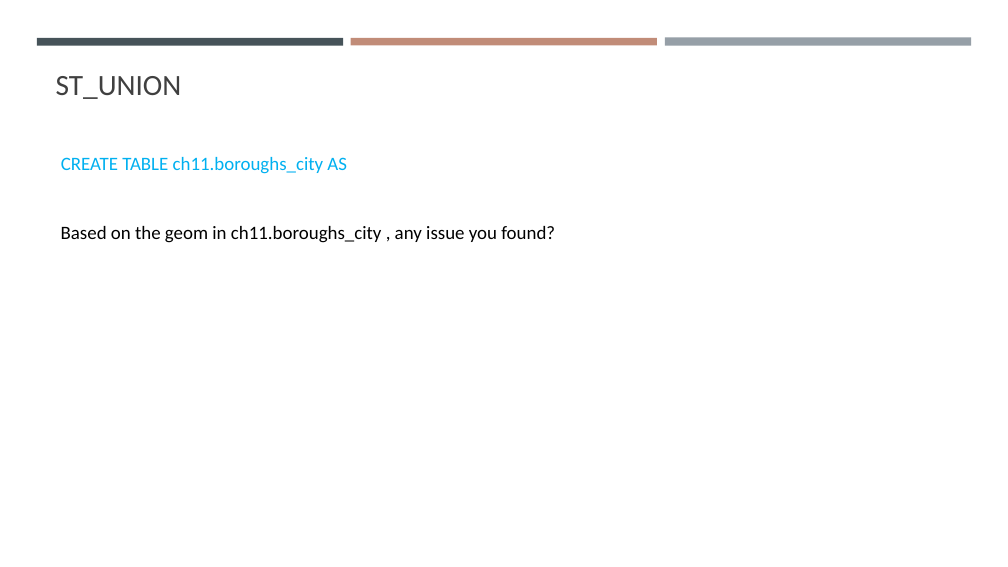
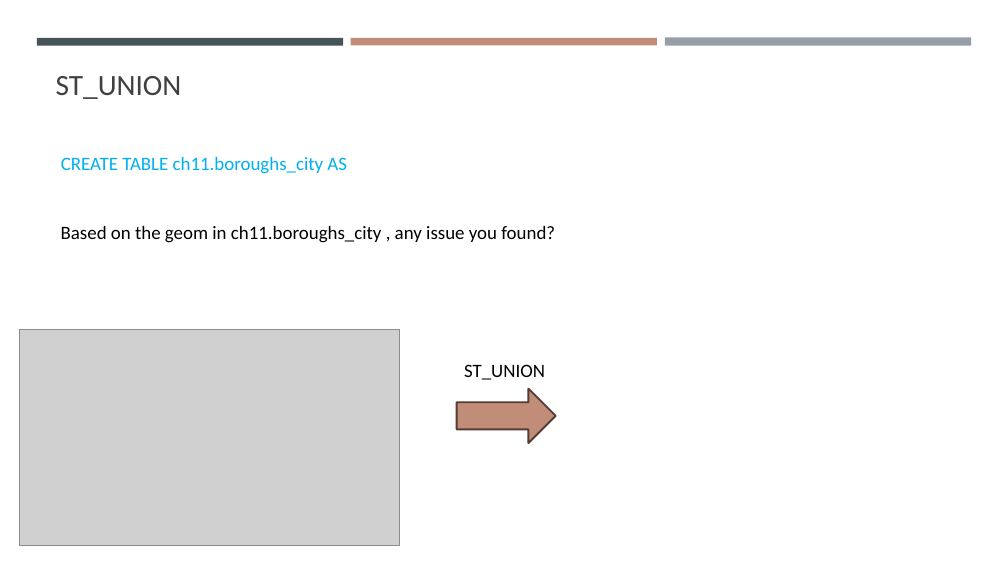
Before and after one commit to gisynw/ssj-376, a slide deck: slide 10 of docs/Lectures/Week09/Week09_GeometryProcessing.pptx. Drawn at 1008x567 pixels with LibreOffice and Linux fonts; fonts in the diff are those of the drawing; grey boxes stand for pictures. Boxes give left, top, right and bottom in pixels: in the first picture for what was removed or moved away, otherwise in the second. Text is boxed around its words. In the diff, an @@ line names an element or a change of style, - is before the commit and + after.

```diff
--- a/docs/Lectures/Week09/Week09_GeometryProcessing.pptx
+++ b/docs/Lectures/Week09/Week09_GeometryProcessing.pptx
@@ picture added at [20,330,399,545] @@
@@ right arrow added at [457,389,556,443], fill #C18C78, outline #553D35 1.75 pt @@
@@ text added at [464,364,545,380], 18 pt, text #000000 @@
+ST_UNION
```
Also in this commit, not shown: 5 other slides changed.
